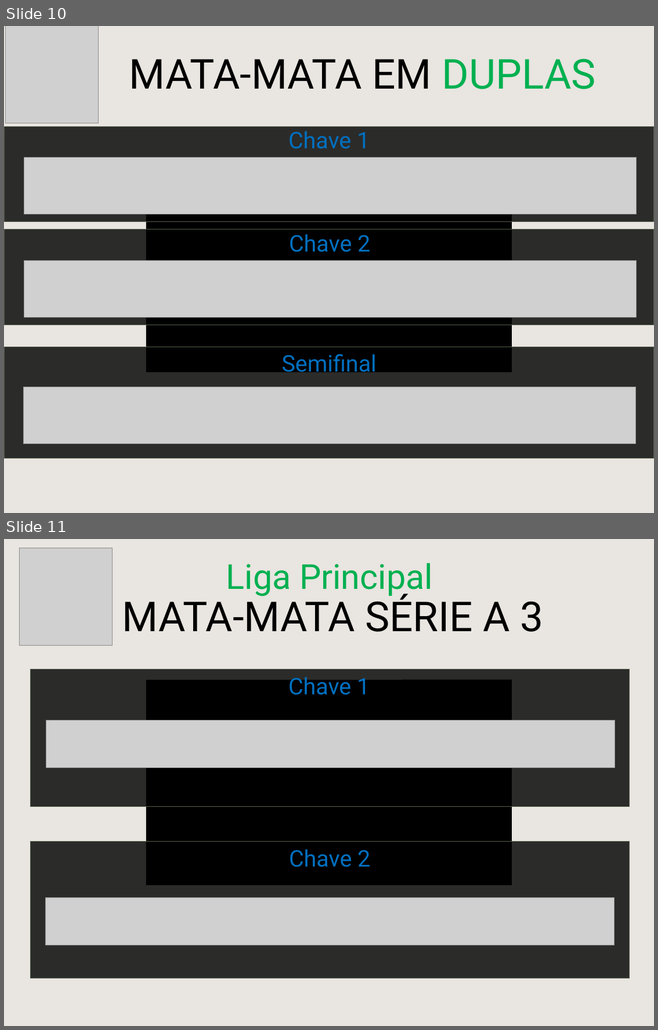
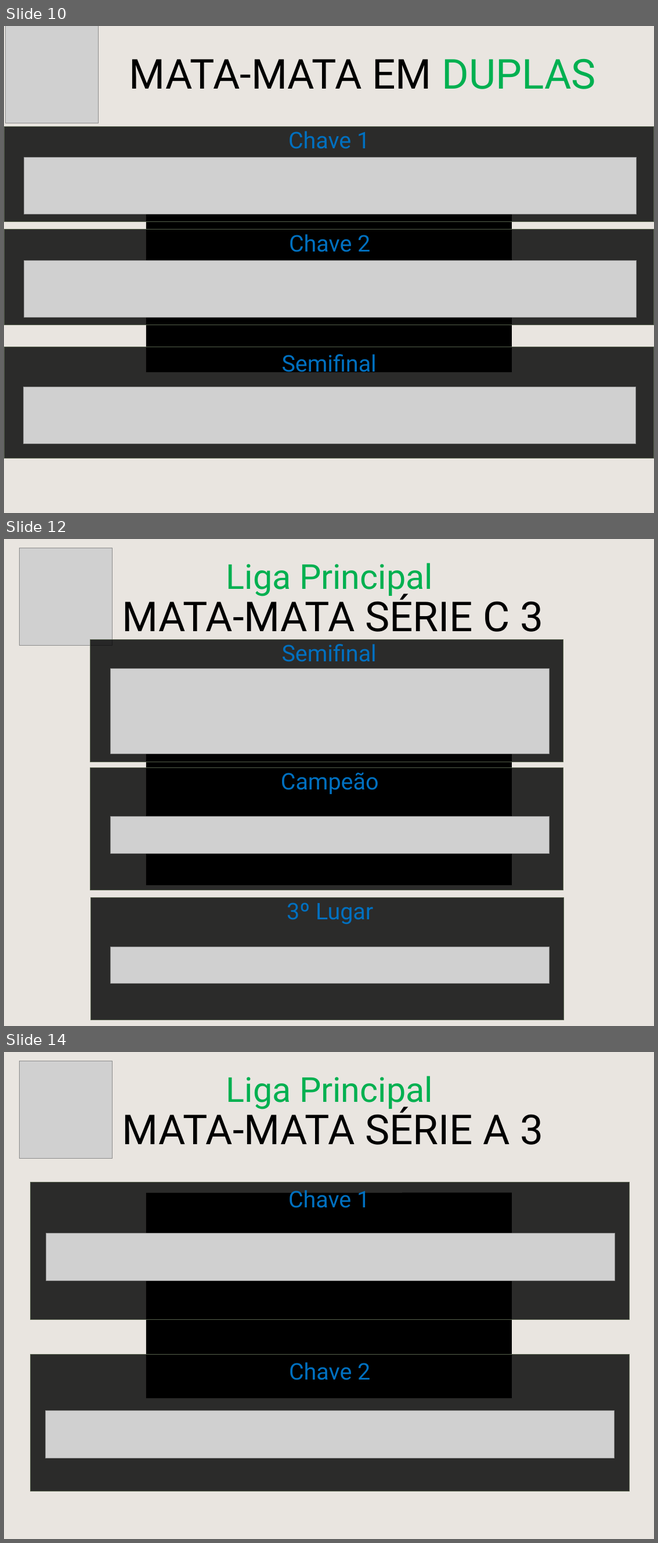
Before and after one commit to cknakayama/automacao_ligaroletarussa2021, a slide deck: MataMataPlanilha.pptx. Shown one above the other, each under a label of ours: slides 10 and 11 before the commit, slides 10, 12 and 14 after it; the slides between them are not shown. The pictures are 658x1030 and 658x1543 pixels, drawn with LibreOffice and Linux fonts; fonts in the diff are those of the drawing; grey boxes stand for pictures; background and template pictures are left out. Boxes give left, top, right and bottom in pixels: in the first picture for what was removed or moved away, otherwise in the second. Text is boxed around its words. In the diff, an @@ line names an element or a change of style, - is before the commit and + after.

```diff
--- a/MataMataPlanilha.pptx
+++ b/MataMataPlanilha.pptx
@@ slide 12 added at (4,539,654,1026), background picture (left out); not listed: 1 template element that a slide beside it also shows @@
@@ picture added at (19,548,112,645) @@
@@ text added at (226,563,433,597), 60 pt, text #00B050 @@
+Liga Principal
@@ text added at (122,594,543,641), 72 pt, text #000000 @@
+MATA-MATA SÉRIE C 3
@@ rectangle added at (90,640,563,762), fill #000000 at 81% opacity, outline #57624D 1 pt @@
@@ text added at (282,644,376,662), 40 pt, text #0070C0 @@
+Semifinal
@@ picture added at (110,669,549,754) @@
@@ rectangle added at (146,679,511,885), fill #000000 @@
@@ picture added at (402,679,511,817) @@
@@ rectangle added at (90,768,563,890), fill #000000 at 81% opacity, outline #57624D 1 pt @@
@@ text added at (281,773,379,794), 40 pt, text #0070C0 @@
+Campeão
@@ picture added at (110,817,549,853) @@
@@ rectangle added at (90,897,563,1020), fill #000000 at 81% opacity, outline #57624D 1 pt @@
@@ text added at (286,903,373,924), 40 pt, text #0070C0 @@
+3º Lugar
@@ picture added at (110,947,549,984) @@
@@ what was slide 11 is now slide 14 @@
```
Also in this commit, not shown: 2 other slides added, 3 other files.
